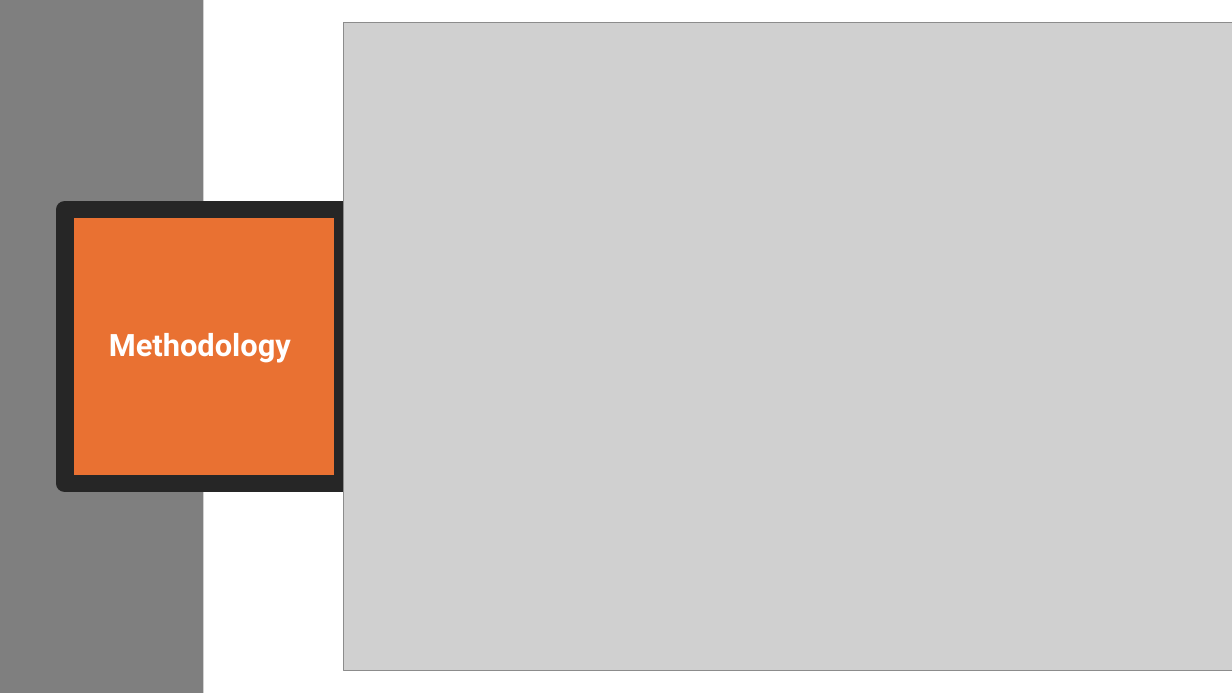
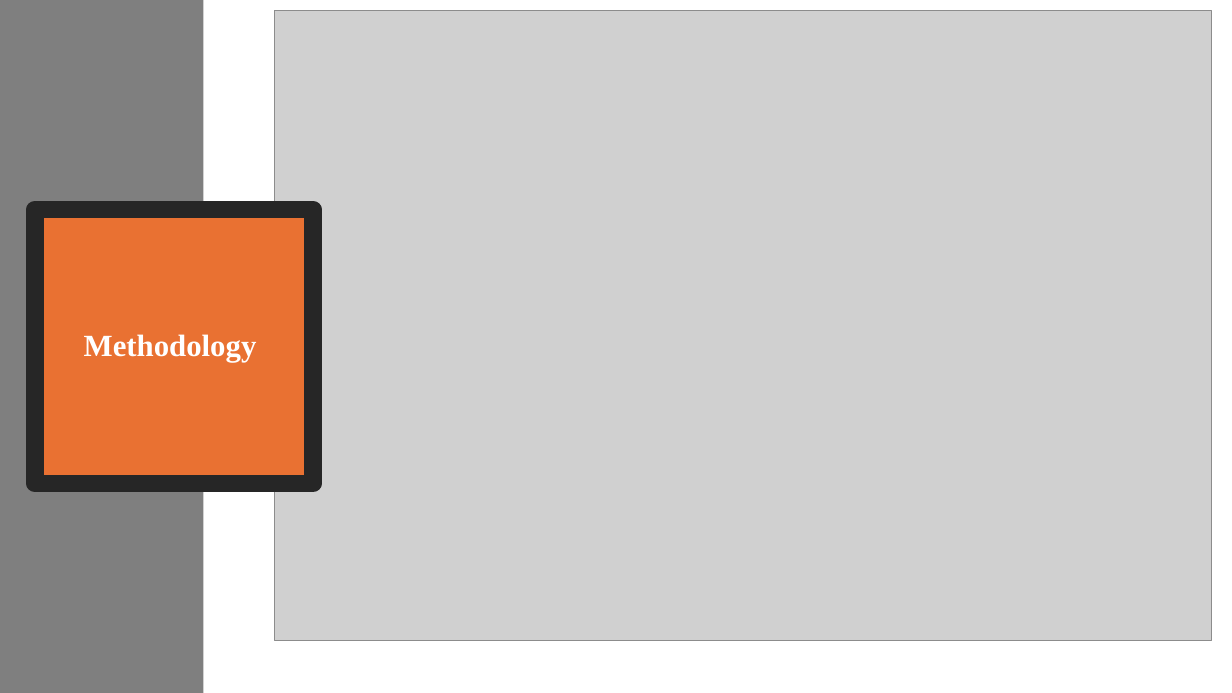
Before and after one commit to sanketbodakhe68/finel-year-projet, a slide deck: slide 8 of PPT/finel ppt.pptx. Drawn at 1232x693 pixels with LibreOffice and Linux fonts; fonts in the diff are those of the drawing; grey boxes stand for pictures. Boxes give left, top, right and bottom in pixels: in the first picture for what was removed or moved away, otherwise in the second. Text is boxed around its words. In the diff, an @@ line names an element or a change of style, - is before the commit and + after.

```diff
--- a/PPT/finel ppt.pptx
+++ b/PPT/finel ppt.pptx
@@ picture: place and size @@
-picture at box(344, 22, 1232, 671)
+picture at box(274, 11, 1211, 640)
@@ title "Methodology": place and size @@
-title "Methodology" at box(65, 210, 343, 483)
+title "Methodology" at box(35, 210, 313, 483)
@@ title "Methodology" at box(35, 210, 313, 483): font Roboto to Times New Roman @@
```
Also in this commit, not shown: 8 other slides changed.
